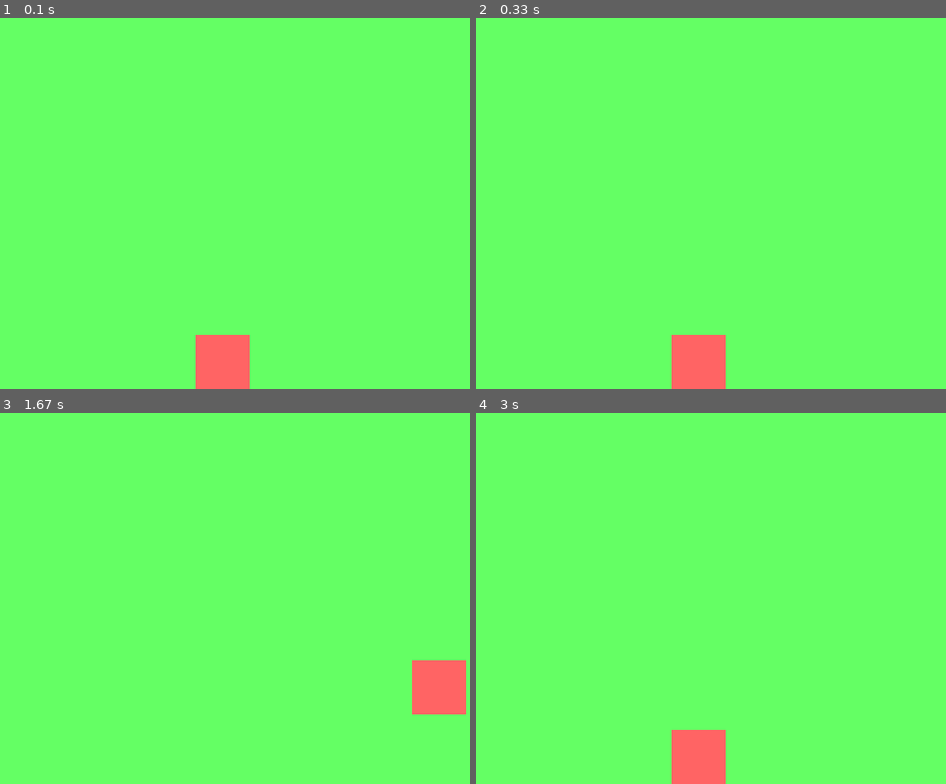
Above: before the commit, frames 1-4 (two rows, left to right).
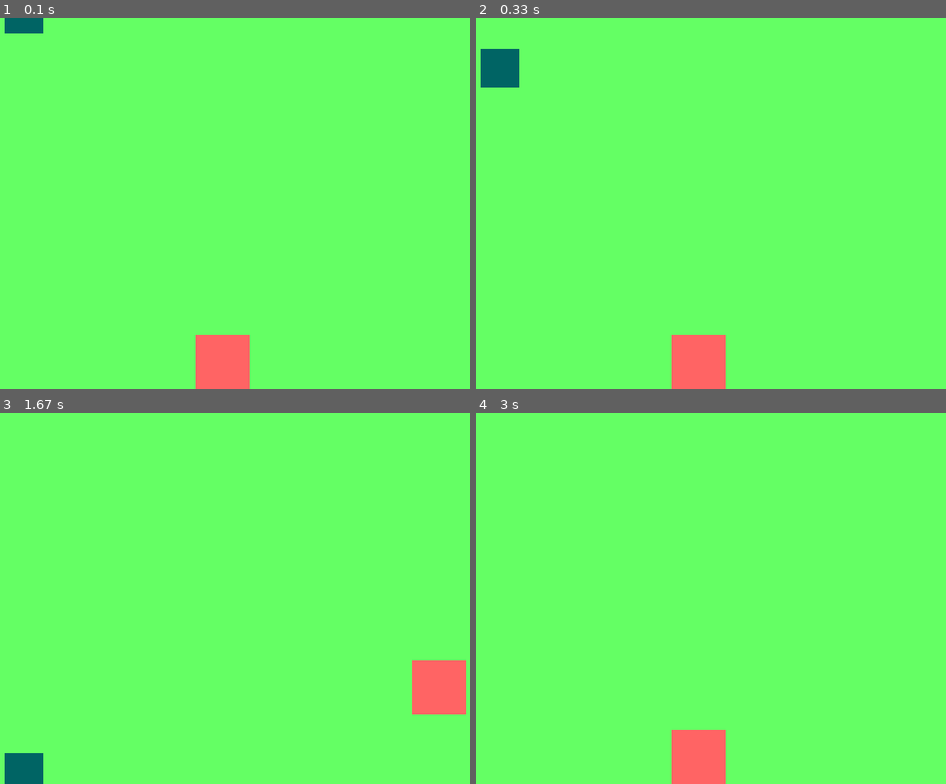
Above: after the commit, the same moments.

Repository: yosupc/pygame_projects
Game: pygame game, started from collect_rewards/collect_rewards.py
Two runs of this game, one before a commit and one after it. Both use one fixed random seed, a clock stepped at 60 frames per second and the inputs below.
Inputs:
- Up to frame 1 (0.1 s): no input
- Up to frame 2 (0.33 s): no input
- Up to frame 3 (1.67 s): hold Right 0.33-0.8 s; hold Up 0.83-1.13 s; hold Right 1.17-1.63 s
- Up to frame 4 (3 s): hold Left 1.67-2.2 s; hold Down 2.23-2.53 s; hold Left 2.57-2.97 s

The runs differ from the first frame. In frame 1, 0.3% of the frame differs, in the area x 0-10%, y 0-5%; in frame 2, 0.9%, in the area x 0-10%, y 8-19%; in frame 3, 0.7%; in frame 4, nothing differs.

Commit message:
reward add

Diff:
--- a/collect_rewards/collect_rewards.py
+++ b/collect_rewards/collect_rewards.py
@@ -1,4 +1,5 @@
 import pygame
+import random
 
 pygame.init()
 
@@ -15,6 +16,12 @@
 character_height = 70
 x_pos = int(screen_width/2) - int(character_width/2)
 y_pos = screen_height - character_height
+
+# creating reward
+reward_width = 50
+reward_height = 50
+reward_x = random.randint(0, screen_width - reward_width)
+reward_y = -reward_height
 
 running = True
 while running:
@@ -46,6 +53,8 @@
 
     screen.fill ((100, 255, 100))
     pygame.draw.rect(screen, (255, 100, 100),(x_pos, y_pos, character_width, character_height))
+    pygame.draw.rect(screen, (0, 100, 100),(reward_x, reward_y, reward_width, reward_height))
+    reward_y += 5
     pygame.display.update()
 
 
